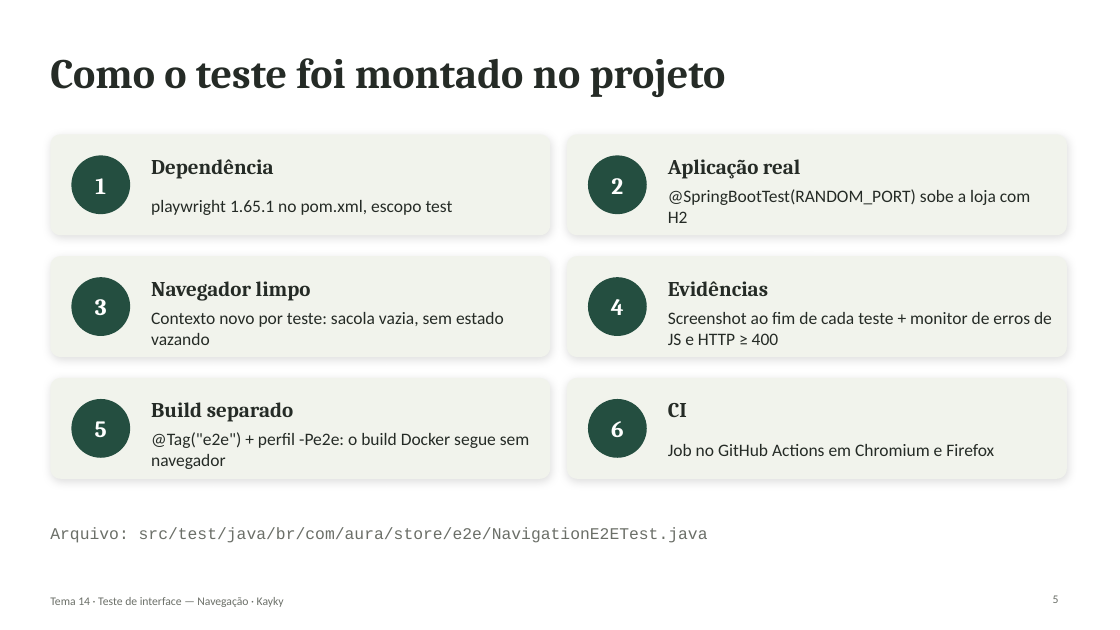
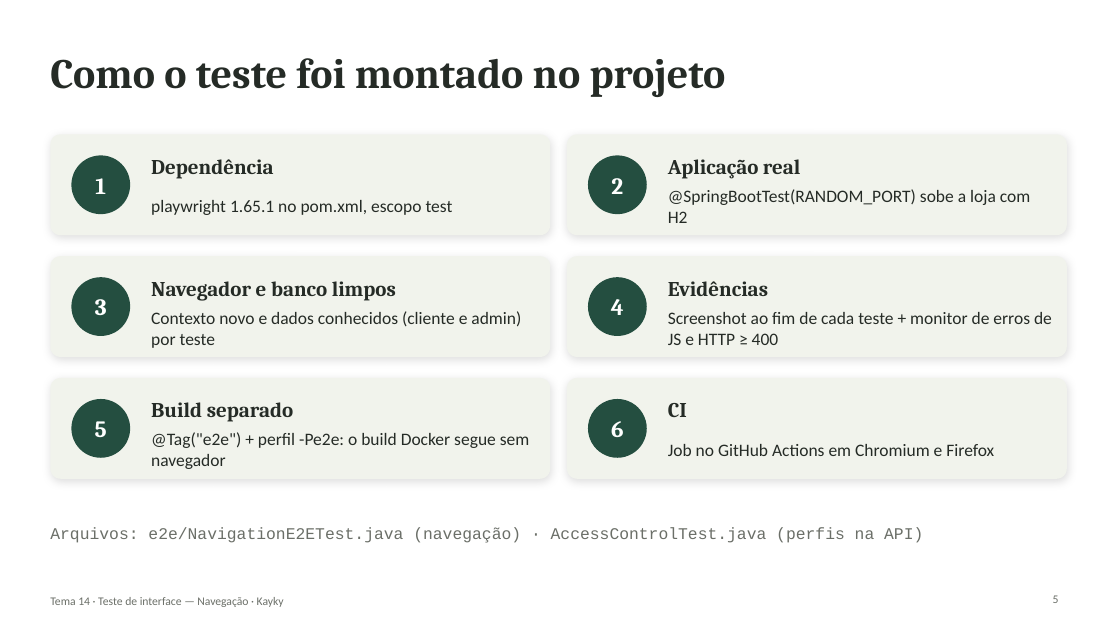
Before and after one commit to KaykyOne/f-e-commerce, a slide deck: slide 5 of docs/tema-14-navegacao/Apresentacao-Tema14-Navegacao.pptx. Drawn at 1120x630 pixels with LibreOffice and Linux fonts; fonts in the diff are those of the drawing. Boxes give left, top, right and bottom in pixels: in the first picture for what was removed or moved away, otherwise in the second. Text is boxed around its words. In the diff, an @@ line names an element or a change of style, - is before the commit and + after.

```diff
--- a/docs/tema-14-navegacao/Apresentacao-Tema14-Navegacao.pptx
+++ b/docs/tema-14-navegacao/Apresentacao-Tema14-Navegacao.pptx
@@ text at (151,281,396,301): text changed @@
-Navegador limpo
+Navegador e banco limpos
@@ text at (151,311,521,348): text changed @@
-Contexto novo por teste: sacola vazia, sem estado vazando
+Contexto novo e dados conhecidos (cliente e admin) por teste
@@ text at (50,527,923,543): text changed @@
-Arquivo: src/test/java/br/com/aura/store/e2e/NavigationE2ETest.java
+Arquivos: e2e/NavigationE2ETest.java (navegação) · AccessControlTest.java (perfis na API)
```
Also in this commit, not shown: 8 other slides changed, 5 slides added, 2 slides removed, 14 other files.
